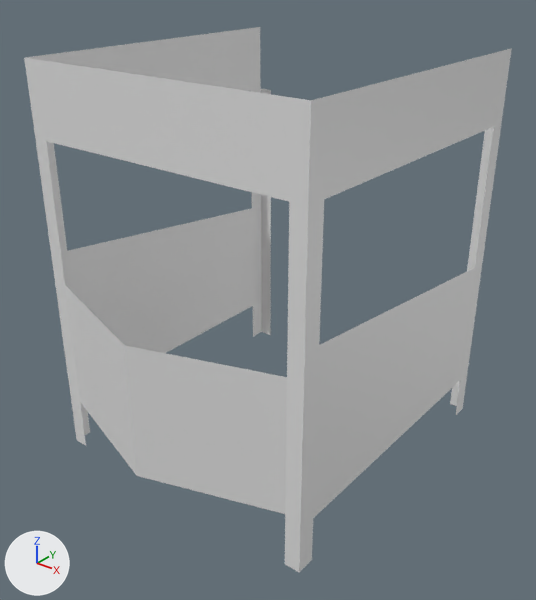
The Blender file assets/items/gate/gate.blend, before and after one commit.
Both versions are drawn from a 50 mm camera at (3.42, -3.11, 3.93) aimed at (0.1, 1.04, 1.36). Lighting does not change. The marker at lower left points along +X, +Y and +Z.

Script lines for the objects in view, before the commit:
```python
mat_gate = principled_material('gate')
mat_gate.base_color = (0.8, 0.8, 0.8)  # white #e7e7e7
me_plane = bpy.data.meshes.new('Plane')
me_plane.from_pydata(...)  # 38 vertices, 13 faces; spans x -1.21..1.21, y 0.0..2.56, z -1.47..1.74
me_plane.materials.append(mat_gate)  # white #e7e7e7
me_plane_001 = bpy.data.meshes.new('Plane.001')
me_plane_001.from_pydata([(0.0, 0.0, 0.54), (0.0, 0.0, -0.54), (1.08, -0.353, 0.54), (1.08, -0.353, -0.54)], [], [(0, 1, 3, 2)])
me_plane_001.materials.append(mat_gate)  # white #e7e7e7
me_plane_002 = bpy.data.meshes.new('Plane.002')
me_plane_002.from_pydata([(-1.08, -0.353, 0.54), (-1.08, -0.353, -0.54), (0.0, 0.0, 0.54), (0.0, 0.0, -0.54)], [], [(2, 0, 1, 3)])
me_plane_002.materials.append(mat_gate)  # white #e7e7e7
ob_flap = bpy.data.objects.new('Flap', me_plane_001)
ob_flap.location = (-1.08, 0.0, 0.988)
ob_flap2 = bpy.data.objects.new('Flap2', me_plane_002)
ob_flap2.location = (1.08, 0.0, 0.988)
ob_gate = bpy.data.objects.new('Gate', me_plane)
ob_gate.location = (0.0, 0.0, 1.464)
```
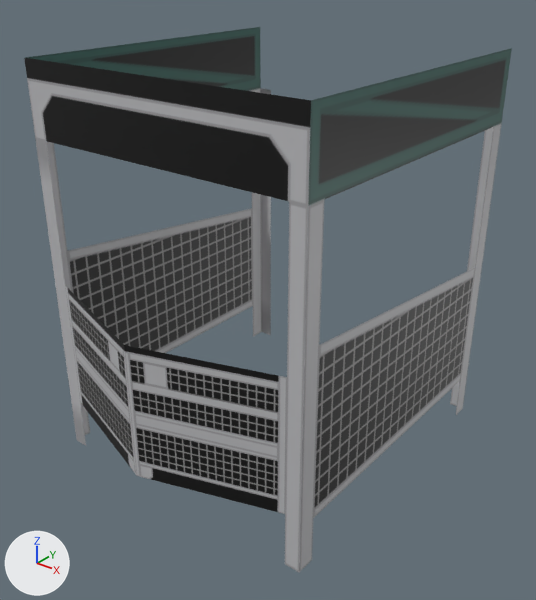
Boxes [x1, y1, x2, y2] around the edits, measured in the pictures (536 x 600 px):
'Gate', surface changed: [24, 27, 512, 573] in both
'Flap2', surface changed: [124, 345, 287, 514] in both
'Flap', surface changed: [65, 285, 137, 475] in both

Edits to the bpy script that builds the scene:
```text
Add img_gate_png:
    img_gate_png = load_image('gate.png', 'gate.png', 512, 512, 'sRGB')
Change mat_gate:
    remove mat_gate.base_color = (0.8, 0.8, 0.8)  # white #e7e7e7
    add mat_gate.texture = img_gate_png
Change me_plane:
    where me_plane.from_pydata(...)  # 38 vertices, 13 faces; spans x -1.21..1.21, y 0.0..2.56, z -1.47..1.74
    used by ob_gate; location = (0.0, 0.0, 1.464)
    me_plane part 1: texture (UV) coordinates of 13 of 13 faces, centred in x -1.21..1.21, y 0.0..2.56, z -0.47..1.46, changed; they spanned u 0.0..1.0, v 0.0..0.0 and now span u 0.02..0.53, v 0.25..0.97
Change me_plane_002:
    where me_plane_002.from_pydata(...)  # 4 vertices, 1 face; spans x -1.08..0.0, y -0.353..0.0, z -0.54..0.54
    used by ob_flap2; location = (1.08, 0.0, 0.988)
    me_plane_002 part 2: texture (UV) coordinates of 1 of 1 face, centred in x -0.54, y -0.176, z 0.0, changed; they spanned u 0.0..1.0, v 0.0..0.5 and now span u 0.56..0.93, v 0.55..0.89
```
